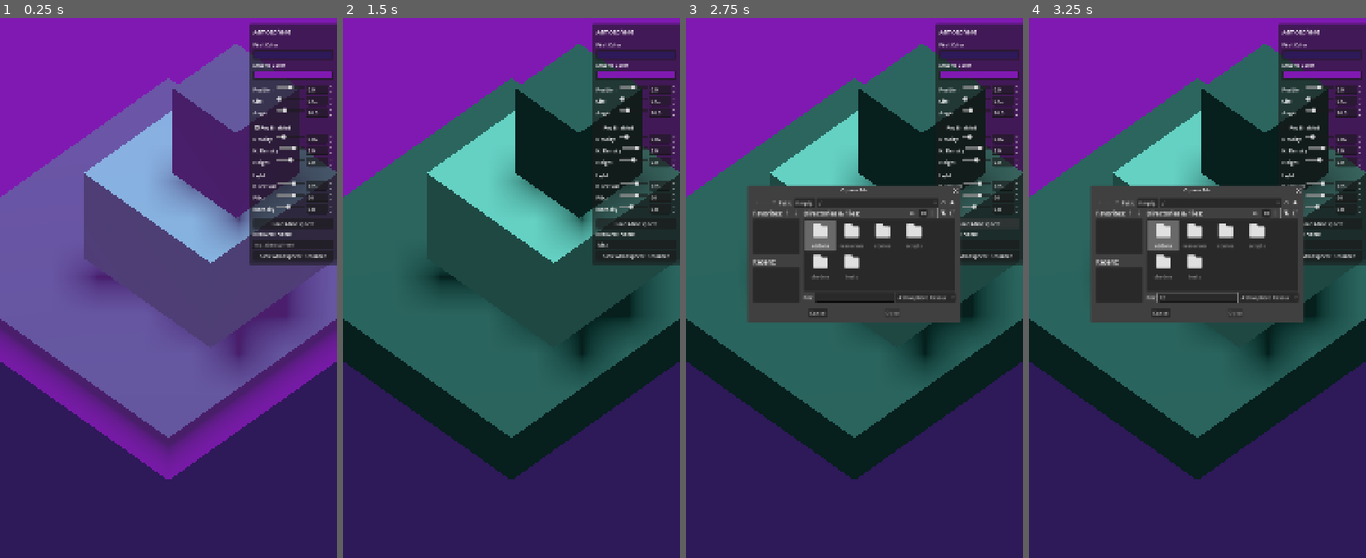
Above: before the commit, frames 1-4 (left to right).
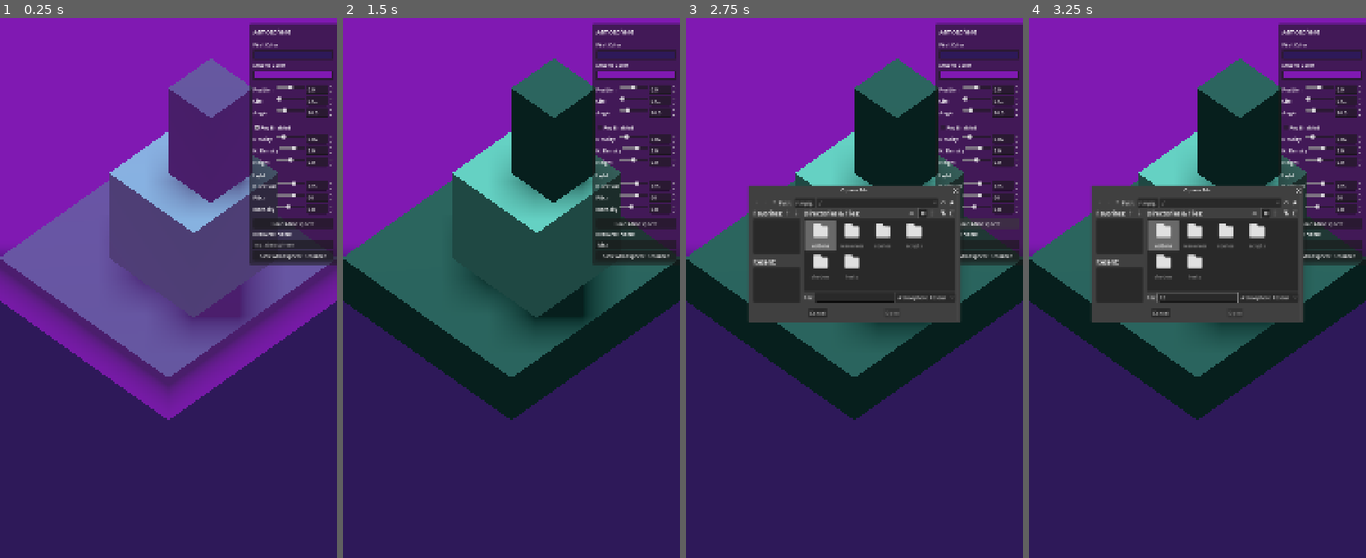
Above: after the commit, the same moments.

Repository: AlbertoHdezCerezo/learn-how-to-minigolf
Game: Godot game, scene res://scenes/level_editor_tools/atmosphere_generator/atmosphere_generator.tscn
Same seed, same stepped clock (60 frames per second), same inputs: the game is played once before the commit and once after it. The project has no main scene, so this scene is started directly.
Inputs (mouse positions are in pixels of both pictures, inside the frame that each line leads up to):
- Up to frame 1 (0.25 s): no input
- Up to frame 2 (1.5 s): click (636, 244) at 0.52 s; type "Alex" at 0.6 s; click "Fog Enabled" at 1.25 s
- Up to frame 3 (2.75 s): click "Load Atmosphere" at 2 s
- Up to frame 4 (3.25 s): click (1197, 298) at 2.77 s; type "12" at 2.85 s

The runs differ from the first frame. In frame 1, 34% of the frame differs, in the area x 0-100%, y 4-86%; in frame 2, 34%; in frame 3, 29%; in frame 4, 29%.

Commit message:
refactor: Handle load_requested signal and shrink preview platforms (#13)
Adds _on_atmosphere_loaded handler to AtmosphereGenerator for loading
.tres files via the UI. Reduces platform mesh sizes for a cleaner preview.

Co-Authored-By: Claude Opus 4.6 (1M context) <noreply@anthropic.com>

Diff:
--- a/scenes/level_editor_tools/atmosphere_generator/atmosphere_generator.gd
+++ b/scenes/level_editor_tools/atmosphere_generator/atmosphere_generator.gd
@@ -99,7 +99,6 @@
 
 func _connect_ui() -> void:
 	_ui.bind(_atmosphere)
-	# Also wire UI changes back through the export setters for @tool support
 	_ui.first_color_changed.connect(func(c: Color): first_color = c)
 	_ui.second_color_changed.connect(func(c: Color): second_color = c)
 	_ui.gradient_position_changed.connect(func(v: float): gradient_position = v)
@@ -112,3 +111,22 @@
 	_ui.light_yaw_changed.connect(func(v: float): light_yaw = v)
 	_ui.light_pitch_changed.connect(func(v: float): light_pitch = v)
 	_ui.light_energy_changed.connect(func(v: float): light_energy = v)
+	_ui.load_requested.connect(_on_atmosphere_loaded)
+
+
+func _on_atmosphere_loaded(loaded: Atmosphere) -> void:
+	_atmosphere = loaded
+	first_color = _atmosphere.first_color
+	second_color = _atmosphere.second_color
+	gradient_position = _atmosphere.gradient_position
+	gradient_size = _atmosphere.gradient_size
+	angle = _atmosphere.angle
+	fog_enabled = _atmosphere.fog_enabled
+	fog_density = _atmosphere.fog_density
+	fog_height_density = _atmosphere.fog_height_density
+	fog_height = _atmosphere.fog_height
+	light_yaw = _atmosphere.light_yaw
+	light_pitch = _atmosphere.light_pitch
+	light_energy = _atmosphere.light_energy
+	_atmosphere_display.atmosphere = _atmosphere
+	_ui.sync_from(_atmosphere)
--- a/scenes/level_editor_tools/atmosphere_generator/atmosphere_generator.tscn
+++ b/scenes/level_editor_tools/atmosphere_generator/atmosphere_generator.tscn
@@ -6,19 +6,19 @@
 [ext_resource type="PackedScene" path="res://scenes/level_editor_tools/atmosphere_generator/atmosphere_generator_ui/atmosphere_generator_ui.tscn" id="6_atmosphere_ui"]
 
 [sub_resource type="BoxMesh" id="BoxMesh_1"]
-size = Vector3(6, 1, 6)
+size = Vector3(4, 1, 4)
 
 [sub_resource type="StandardMaterial3D" id="StandardMaterial3D_1"]
 albedo_color = Color(0.12, 0.3, 0.28, 1)
 
 [sub_resource type="BoxMesh" id="BoxMesh_2"]
-size = Vector3(3, 2, 3)
+size = Vector3(2, 2, 2)
 
 [sub_resource type="StandardMaterial3D" id="StandardMaterial3D_2"]
 albedo_color = Color(0.3, 0.62, 0.58, 1)
 
 [sub_resource type="BoxMesh" id="BoxMesh_3"]
-size = Vector3(1.5, 2, 1.5)
+size = Vector3(1, 2, 1)
 
 [sub_resource type="StandardMaterial3D" id="StandardMaterial3D_3"]
 albedo_color = Color(0.12, 0.3, 0.28, 1)
@@ -35,12 +35,12 @@
 surface_material_override/0 = SubResource("StandardMaterial3D_1")
 
 [node name="UpperPlatform" type="MeshInstance3D" parent="."]
-transform = Transform3D(1, 0, 0, 0, 1, 0, 0, 0, 1, 0.5, 1, -0.5)
+transform = Transform3D(1, 0, 0, 0, 1, 0, 0, 0, 1, 0.3, 1, -0.3)
 mesh = SubResource("BoxMesh_2")
 surface_material_override/0 = SubResource("StandardMaterial3D_2")
 
 [node name="TopBlock" type="MeshInstance3D" parent="."]
-transform = Transform3D(1, 0, 0, 0, 1, 0, 0, 0, 1, 0.8, 3, -0.8)
+transform = Transform3D(1, 0, 0, 0, 1, 0, 0, 0, 1, 0.5, 3, -0.5)
 mesh = SubResource("BoxMesh_3")
 surface_material_override/0 = SubResource("StandardMaterial3D_3")
 
